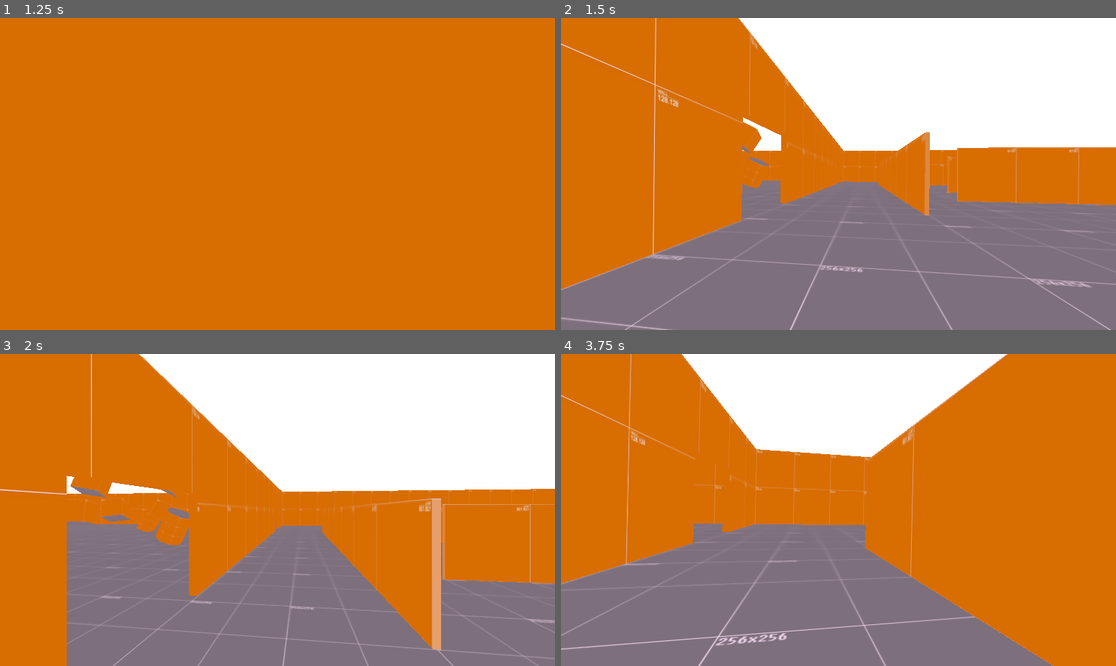
Above: before the commit, frames 1-4 (two rows, left to right).
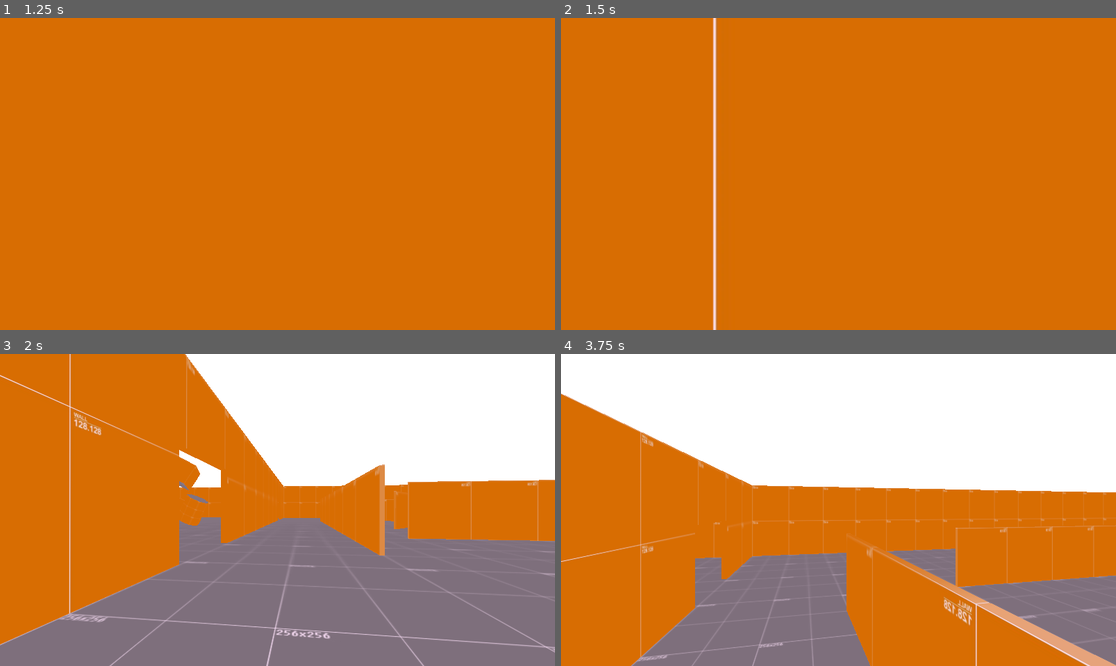
Above: after the commit, the same moments.

Repository: Liloslash/CocoonstrikeV2
Game: Godot game, scene res://world.tscn
Same seed, same stepped clock (60 frames per second), same inputs: the game is played once before the commit and once after it.
Inputs (mouse positions are in pixels of both pictures, inside the frame that each line leads up to):
- Up to frame 1 (1.25 s): tap Enter at 0.5 s; move the mouse to (305, 174) at 0.52 s; hold W (up) from 0.53 s (still down); hold Q (slam, bound only after the commit) from 0.53 s (still down); tap Space (jump) at 0.77, 0.8, 1.07 s
- Up to frame 2 (1.5 s): keep holding W (up); move the mouse to (810, 174) at 1.27 s; release Q (slam, bound only after the commit) at 1.28 s; tap Space (jump) at 1.35 s
- Up to frame 3 (2 s): keep holding W (up); tap Space (jump) at 1.52, 1.82 s; tap Q (slam, bound only after the commit) at 1.55 s
- Up to frame 4 (3.75 s): keep holding W (up); move the mouse to (849, 503) at 2.02 s; hold Q (slam, bound only after the commit) 2.03-2.78 s; tap Space (jump) at 2.3, 3.02, 3.32 s; move the mouse to (832, 516) at 2.77 s; tap Q (slam, bound only after the commit) at 2.85 s; move the mouse to (877, 513) at 3.52 s; hold Space (jump) from 3.53 s (still down)

Frame 1 is identical in both runs. In frame 2, 63% of the frame differs, in the area x 0-100%, y 0-100%; in frame 3, 22%; in frame 4, 51%.

Commit message:
Fix slam input action and add slam key configuration

Diff:
--- a/Player/player.gd
+++ b/Player/player.gd
@@ -49,7 +49,7 @@
 	if event.is_action_pressed("jump") and is_on_floor() and not is_frozen:
 		velocity.y = jump_velocity
 		jump_time = 0.0
-	if event.is_action_pressed("jump") and not is_on_floor() and jump_time >= min_time_before_slam and can_slam and not is_slamming and not is_frozen:
+	if event.is_action_pressed("slam") and not is_on_floor() and jump_time >= min_time_before_slam and can_slam and not is_slamming and not is_frozen:
 		is_slamming = true
 		velocity.y = slam_velocity
 
--- a/project.godot
+++ b/project.godot
@@ -49,6 +49,11 @@
 , Object(InputEventKey,"resource_local_to_scene":false,"resource_name":"","device":-1,"window_id":0,"alt_pressed":false …(187 unchanged characters)…
 ]
 }
+slam={
+"deadzone": 0.2,
+"events": [Object(InputEventKey,"resource_local_to_scene":false,"resource_name":"","device":-1,"window_id":0,"alt_pressed":false,"shift_pressed":false,"ctrl_pressed":false,"meta_pressed":false,"pressed":false,"keycode":0,"physical_keycode":81,"key_label":0,"unicode":97,"location":0,"echo":false,"script":null)
+]
+}
 
 [rendering]
 
